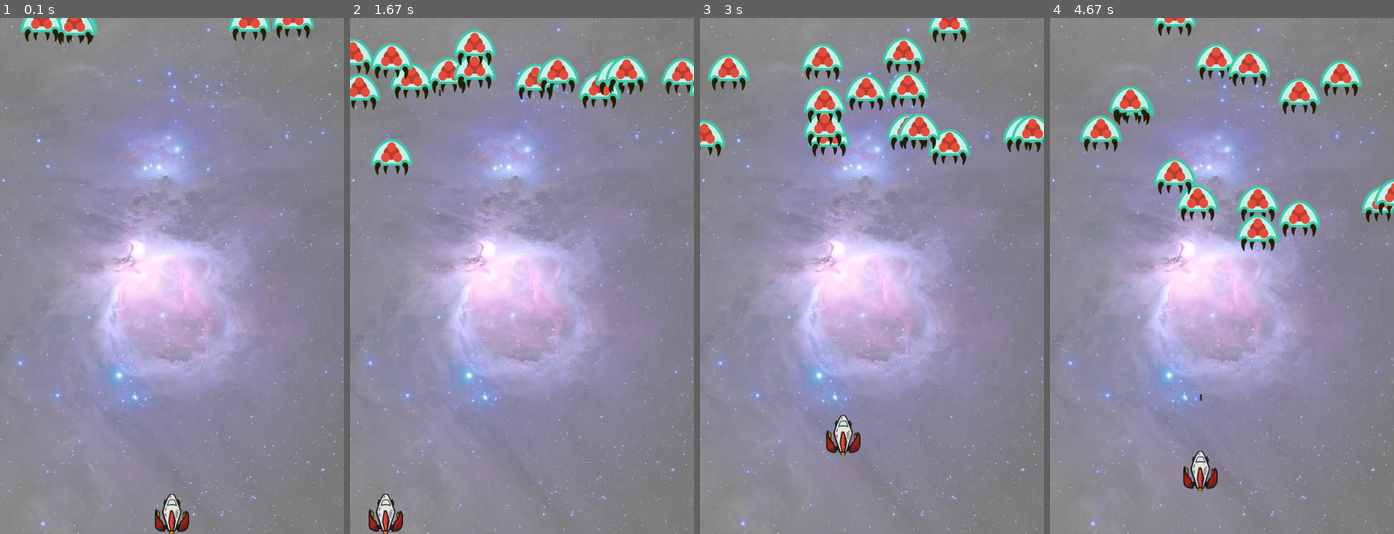
Above: before the commit, frames 1-4 (left to right).
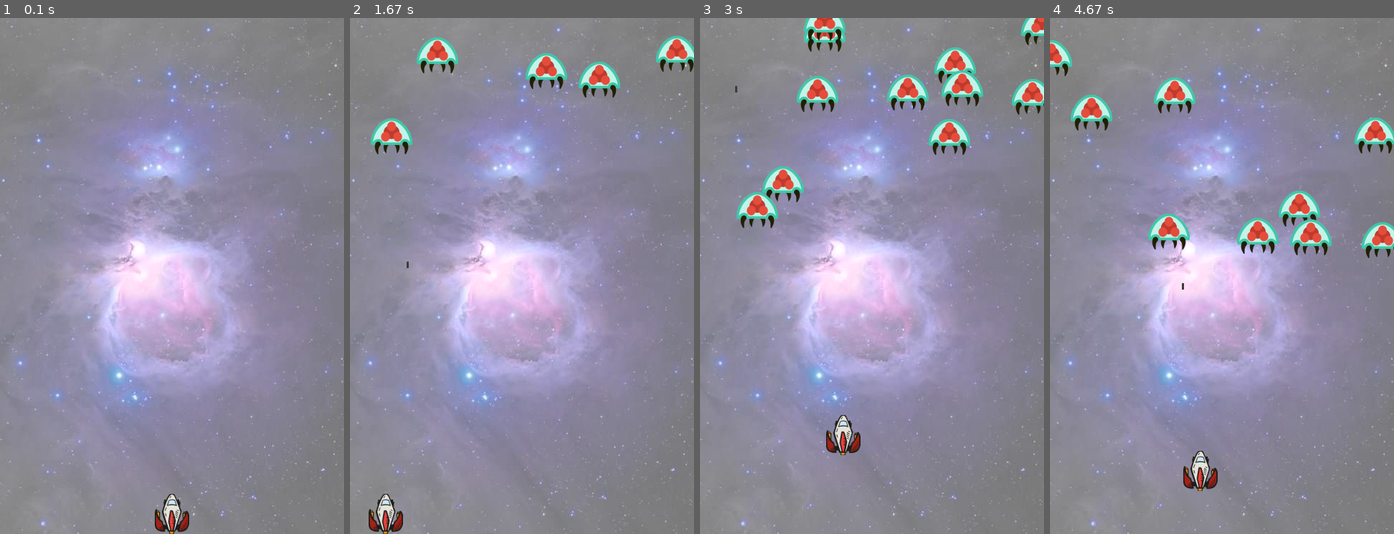
Above: after the commit, the same moments.

Repository: eldoranstars/pygame
Game: pygame game, started from game.py
The game is run twice, just before and just after one commit, with the same random seed, the same clock (stepped at 60 frames per second) and the same inputs.
Inputs:
- Up to frame 1 (0.1 s): no input
- Up to frame 2 (1.67 s): tap Space at 0.33, 0.73, 1.03, 1.3, 1.63 s; hold Left 0.67-1.2 s; hold Down 1.23-1.53 s; hold Left from 1.57 s (still down)
- Up to frame 3 (3 s): tap Space at 1.93, 2.07, 2.47, 2.77 s; release Left at 1.97 s; hold Up 2-2.37 s; hold Right from 2.4 s (still down)
- Up to frame 4 (4.67 s): release Right at 3.03 s; hold Down 3.07-3.43 s; tap Space at 3.13, 3.53, 3.83, 4.03, 4.33, 4.53 s; hold Left 3.47-3.93 s; hold Right 3.97-4.43 s; hold Up from 4.47 s (still down)

The runs differ from the first frame. In frame 1, 1.5% of the frame differs, in the area x 6-92%, y 0-6%; in frame 2, 7.8%; in frame 3, 10%, in the area x 0-100%, y 0-41%; in frame 4, 10%.

Commit message:
hit_alien

Diff:
--- a/alien.py
+++ b/alien.py
@@ -5,7 +5,7 @@
     def __init__(self, settings, screen):
         # Атрибуты класса
         self.screen = screen.surface
-        self.speed_factor = settings.alien_speed_factor * random.randrange(1,3)
+        self.speed_factor = settings.alien_speed_factor * random.randrange(1,5)
         self.move_direction = random.randrange(0,9)
         # Загрузка изображения и получение прямоугольника
         self.surface = pygame.image.load('images/invader.png')
--- a/game_functions.py
+++ b/game_functions.py
@@ -39,11 +39,12 @@
         alien.update()
         if not screen.rect.colliderect(alien.rect):
             aliens.remove(alien)
-        if collision(ship.rect, 0.6, 0.9).colliderect(collision(alien.rect, 0.8, 0.8)):
+        if collision(ship.rect, 0.6, 0.9).colliderect(collision(alien.rect, 0.8, 0.6)):
+            sleep(1)
             stats.ships_left -= 1
             ship.rect.centerx = screen.rect.centerx
             ship.rect.bottom = screen.rect.bottom
-            sleep(1)
+            aliens.clear()
 
 def update_screen(settings, screen, ship, bullets, aliens):
     # Вывод изображений на экран.
@@ -76,6 +77,6 @@
 
 def update_fleet(settings, screen, aliens):
     # Создание противника и размещение его в ряду.
-    if random.randrange(1,100) > 57 and len(aliens) < settings.aliens_allowed:
+    if random.randrange(1,100) > 92 and len(aliens) < settings.aliens_allowed:
         alien = Alien(settings, screen)
         aliens.append(alien)
